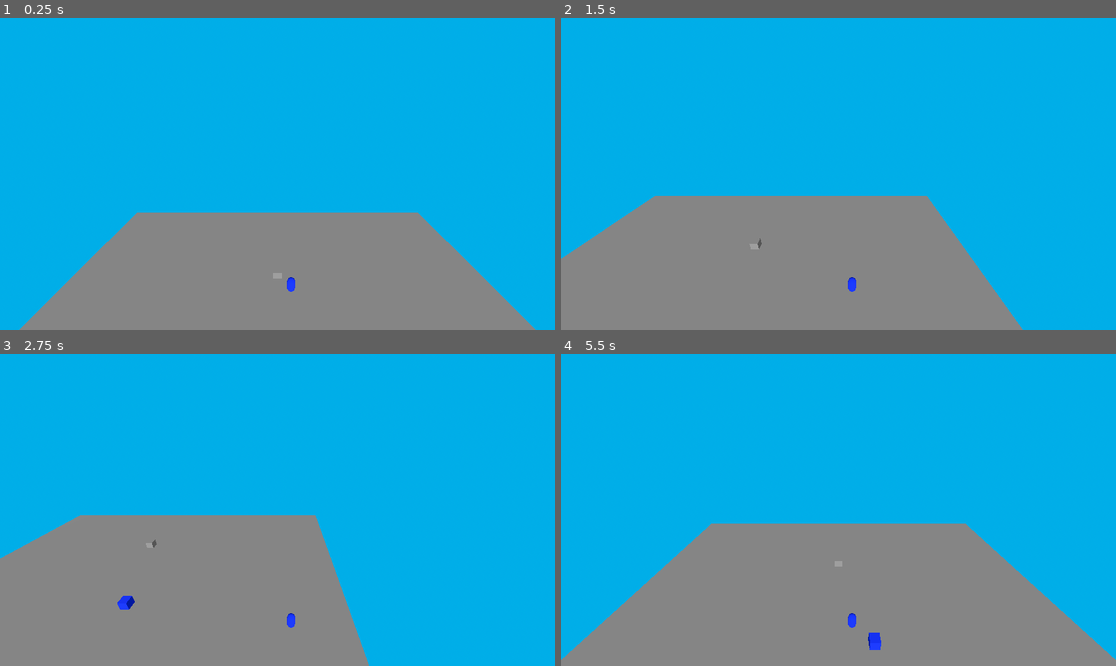
Above: before the commit, frames 1-4 (two rows, left to right).
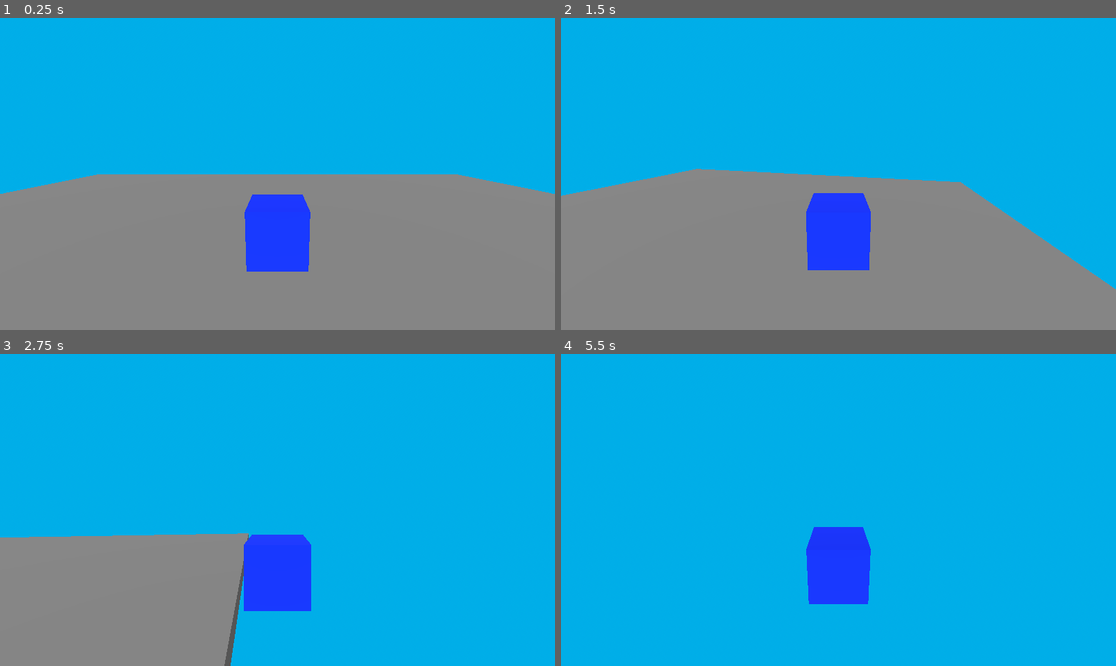
Above: after the commit, the same moments.

Repository: Tachobrenner/proj003
Game: Godot game, scene res://Main.tscn
Two runs of this game, one before a commit and one after it. Both use one fixed random seed, a clock stepped at 60 frames per second and the inputs below.
Inputs (mouse positions are in pixels of both pictures, inside the frame that each line leads up to):
- Up to frame 1 (0.25 s): no input
- Up to frame 2 (1.5 s): move the mouse to (960, 158) at 0.52 s; hold D (move_right) 0.53-1.28 s; tap Space (jump) at 0.6, 0.77, 1.07, 1.35 s; move the mouse to (727, 189) at 1.27 s; hold S (move_back) from 1.28 s (still down)
- Up to frame 3 (2.75 s): tap Space (jump) at 1.52, 1.82, 2.1 s; move the mouse to (333, 441) at 2.02 s; release S (move_back) at 2.03 s; hold D (move_right) from 2.03 s (still down)
- Up to frame 4 (5.5 s): move the mouse to (810, 572) at 2.77 s; release D (move_right) at 2.78 s; hold W (move_forward) 2.78-3.53 s; tap Space (jump) at 2.85, 3.02, 3.32, 3.6, 3.77, 4.07, 4.35, 4.52, 4.82, 5.1 s; move the mouse to (1005, 556) at 3.52 s; hold A (move_left) 3.53-5.03 s; tap Escape (ui_cancel) at 4.15 s; move the mouse to (672, 463) at 4.27 s; move the mouse to (866, 510) at 5.02 s; hold S (move_back) from 5.03 s (still down)

The runs differ from the first frame. In frame 1, 24% of the frame differs, in the area x 0-100%, y 50-100%; in frame 2, 16%; in frame 3, 12%; in frame 4, 34%, in the area x 0-100%, y 54-100%.

Commit message:
Little cleanup of scenes

Diff:
--- a/proj-003/Main.tscn
+++ b/proj-003/Main.tscn
@@ -10,13 +10,9 @@
 [sub_resource type="BoxMesh" id="BoxMesh_r0du0"]
 size = Vector3(60, 2, 60)
 
-[sub_resource type="PhysicsMaterial" id="PhysicsMaterial_rxg2q"]
+[sub_resource type="BoxShape3D" id="BoxShape3D_cm0pq"]
 
-[sub_resource type="BoxShape3D" id="BoxShape3D_0be51"]
-
-[sub_resource type="BoxMesh" id="BoxMesh_j1beo"]
-
-[sub_resource type="CapsuleShape3D" id="CapsuleShape3D_uu6xs"]
+[sub_resource type="BoxMesh" id="BoxMesh_fos0i"]
 
 [sub_resource type="Sky" id="Sky_glv2v"]
 sky_material = ExtResource("1_glv2v")
@@ -30,8 +26,6 @@
 
 [sub_resource type="CameraAttributesPractical" id="CameraAttributesPractical_glv2v"]
 
-[sub_resource type="CapsuleMesh" id="CapsuleMesh_r0du0"]
-
 [node name="Node" type="Node"]
 
 [node name="Ground" type="StaticBody3D" parent="."]
@@ -42,49 +36,34 @@
 [node name="MeshInstance3D" type="MeshInstance3D" parent="Ground"]
 mesh = SubResource("BoxMesh_r0du0")
 
-[node name="RigidBody3D" type="RigidBody3D" parent="."]
-transform = Transform3D(1, 0, 0, 0, 1, 0, 0, 0, 1, 3.3644166, 0.23724365, 0)
-physics_material_override = SubResource("PhysicsMaterial_rxg2q")
-
-[node name="CollisionShape3D" type="CollisionShape3D" parent="RigidBody3D"]
-shape = SubResource("BoxShape3D_0be51")
-
-[node name="MeshInstance3D" type="MeshInstance3D" parent="RigidBody3D"]
-transform = Transform3D(1, 0, 0, 0, 1, 0, 0, 0, 1, 0, 4.423294, 0)
-mesh = SubResource("BoxMesh_j1beo")
-surface_material_override/0 = ExtResource("1_uu6xs")
-
 [node name="DirectionalLight3D" type="DirectionalLight3D" parent="."]
 transform = Transform3D(1, 0, 0, 0, 0.8660778, 0.4999093, 0, -0.4999093, 0.8660778, 0, 4.2765245, 0)
 
 [node name="Player" type="CharacterBody3D" parent="."]
-transform = Transform3D(1, 0, 0, 0, 1, 0, 0, 0, 1, 1.6729798, 6.8965254, -11.090853)
+transform = Transform3D(1, 0, 0, 0, 1, 0, 0, 0, 1, 0, 7.8452625, 0)
 script = ExtResource("2_r0du0")
+speed = 20
+jump_impulse = 40
 
 [node name="CollisionShape3D" type="CollisionShape3D" parent="Player"]
-shape = SubResource("CapsuleShape3D_uu6xs")
-
-[node name="Camera3D" type="Camera3D" parent="Player"]
-transform = Transform3D(1, 0, 0, 0, 0.89495, 0.4461666, 0, -0.4461666, 0.89495, -1.6729798, 23.327099, 16.322393)
-
-[node name="WorldEnvironment" type="WorldEnvironment" parent="Player/Camera3D"]
-environment = SubResource("Environment_rxg2q")
-camera_attributes = SubResource("CameraAttributesPractical_glv2v")
+shape = SubResource("BoxShape3D_cm0pq")
 
 [node name="Pivot" type="Node3D" parent="Player"]
 
 [node name="MeshInstance3D" type="MeshInstance3D" parent="Player/Pivot"]
-mesh = SubResource("CapsuleMesh_r0du0")
+mesh = SubResource("BoxMesh_fos0i")
 skeleton = NodePath("../..")
 surface_material_override/0 = ExtResource("1_uu6xs")
 
-[node name="RigidBody3D2" type="RigidBody3D" parent="."]
-transform = Transform3D(1, 0, 0, 0, 1, 0, 0, 0, 1, 0, 2.4732323, 5.9122906)
-physics_material_override = SubResource("PhysicsMaterial_rxg2q")
+[node name="TwistPivot" type="Marker3D" parent="Player"]
+transform = Transform3D(1, 0, 0, 0, 1, 0, 0, 0, 1, 0, 1, 0)
 
-[node name="CollisionShape3D" type="CollisionShape3D" parent="RigidBody3D2"]
-shape = SubResource("BoxShape3D_0be51")
+[node name="PitchPivot" type="Marker3D" parent="Player/TwistPivot"]
+transform = Transform3D(1, 0, 0, 0, 0.98480767, 0.17364816, 0, -0.17364816, 0.98480767, 0, 0, 0)
 
-[node name="MeshInstance3D" type="MeshInstance3D" parent="RigidBody3D2"]
-transform = Transform3D(1, 0, 0, 0, 1, 0, 0, 0, 1, 0, 4.423293, -17.003143)
-mesh = SubResource("BoxMesh_j1beo")
+[node name="Camera3D" type="Camera3D" parent="Player/TwistPivot/PitchPivot"]
+transform = Transform3D(1, 0, 0, 0, 1, 0, 0, 0, 0.99999994, 0, 0, 3.5)
+
+[node name="WorldEnvironment" type="WorldEnvironment" parent="."]
+environment = SubResource("Environment_rxg2q")
+camera_attributes = SubResource("CameraAttributesPractical_glv2v")
--- a/proj-003/player.gd
+++ b/proj-003/player.gd
@@ -5,6 +5,17 @@
 
 # the downward acceleration when in the air, in meters per second squared
 @export var fall_acceleration = 75
+
+var mouse_sensitivity := 0.001
+var twist_input := 0.0
+var pitch_input := 0.0
+
+
+# Vertical impulse applied to the character upon jumping in meters per second.
+@export var jump_impulse = 20
+
+func _ready():
+	Input.set_mouse_mode(Input.MOUSE_MODE_CAPTURED)
 
 var target_velocity = Vector3.ZERO
 
@@ -28,11 +39,12 @@
 	if direction != Vector3.ZERO:
 		direction = direction.normalized()
 		# Setting the basis property will affect the rotation of the node
-		$Pivot.basis = Basis.looking_at(direction)
+		$Pivot.basis = Basis.looking_at($TwistPivot.basis.z) # Basis.looking_at(direction)
+		$CollisionShape3D.basis = Basis.looking_at($TwistPivot.basis.z) # Basis.looking_at(direction)
 
 	# Ground Velocity
-	target_velocity.x = direction.x * speed
-	target_velocity.z = direction.z * speed
+	# target_velocity.x = direction.x * speed
+	# target_velocity.z = direction.z * speed
 
 
 	# Vertical Velocity
@@ -40,5 +52,27 @@
 		target_velocity.y = target_velocity.y - (fall_acceleration * delta)
 
 	# Moving the Character
-	velocity = target_velocity
+	velocity = target_velocity + direction.x * $TwistPivot.basis.x * speed + direction.z * $TwistPivot.basis.z * speed
+
+	if is_on_floor() and Input.is_action_just_pressed("jump"):
+		target_velocity.y = jump_impulse
 	move_and_slide()
+
+	if Input.is_action_just_pressed("ui_cancel"):
+		Input.set_mouse_mode(Input.MOUSE_MODE_VISIBLE)
+
+	$TwistPivot.rotate_y(twist_input)
+
+	$TwistPivot/PitchPivot.rotate_x(pitch_input)
+	$TwistPivot/PitchPivot.rotation.x = clamp (
+		$TwistPivot/PitchPivot.rotation.x,
+		-1.5,
+		1.5
+	)
+	twist_input = 0.0
+	pitch_input = 0.0
+func _unhandled_input(event: InputEvent):
+	if event is InputEventMouseMotion:
+		if Input.get_mouse_mode() == Input.MOUSE_MODE_CAPTURED:
+			twist_input = - event.relative.x * mouse_sensitivity
+			pitch_input = - event.relative.y * mouse_sensitivity
--- a/proj-003/project.godot
+++ b/proj-003/project.godot
@@ -50,3 +50,13 @@
 , Object(InputEventKey,"resource_local_to_scene":false,"resource_name":"","device":-1,"window_id":0,"alt_pressed":false …(186 unchanged characters)…
 ]
 }
+look_right={
+"deadzone": 0.2,
+"events": [Object(InputEventKey,"resource_local_to_scene":false,"resource_name":"","device":-1,"window_id":0,"alt_pressed":false,"shift_pressed":false,"ctrl_pressed":false,"meta_pressed":false,"pressed":false,"keycode":0,"physical_keycode":76,"key_label":0,"unicode":108,"location":0,"echo":false,"script":null)
+]
+}
+look_left={
+"deadzone": 0.2,
+"events": [Object(InputEventKey,"resource_local_to_scene":false,"resource_name":"","device":-1,"window_id":0,"alt_pressed":false,"shift_pressed":false,"ctrl_pressed":false,"meta_pressed":false,"pressed":false,"keycode":0,"physical_keycode":74,"key_label":0,"unicode":106,"location":0,"echo":false,"script":null)
+]
+}
Not shown: 1 places in proj-003/Main.tscn that only renumber resources
